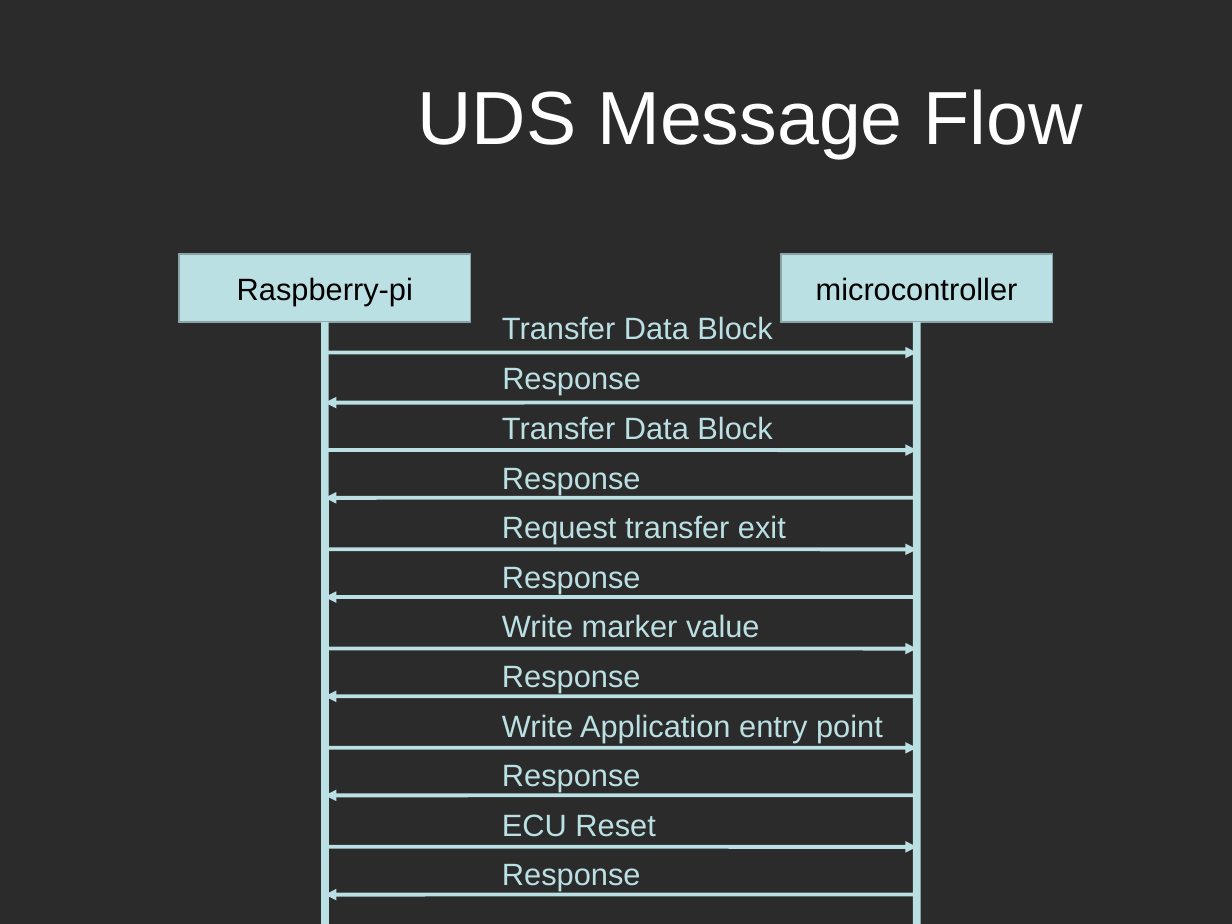
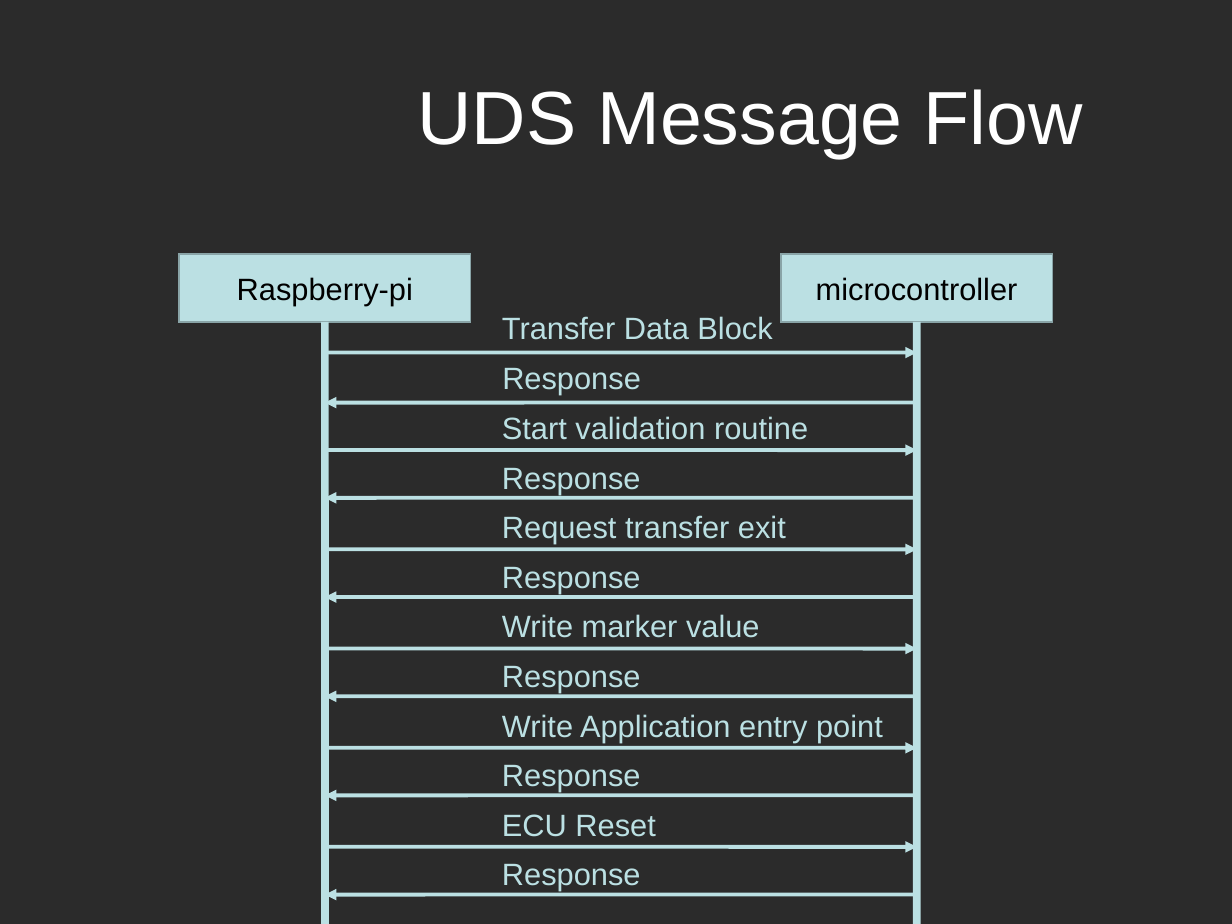
Before and after one commit to Marcelle-Samir/Firmware_Over_The_Air, a slide deck: slide 39 of project Documentation/Second week/Search-UDS.ppt. Drawn at 1232x924 pixels with LibreOffice and Linux fonts; fonts in the diff are those of the drawing; background and template pictures are left out; a plain dark background stands for a picture behind light text. Boxes give left, top, right and bottom in pixels: in the first picture for what was removed or moved away, otherwise in the second. Text is boxed around its words. In the diff, an @@ line names an element or a change of style, - is before the commit and + after.

```diff
--- a/project Documentation/Second week/Search-UDS.ppt
+++ b/project Documentation/Second week/Search-UDS.ppt
@@ text at [502, 416, 808, 440]: text changed @@
-Transfer Data Block
+Start validation routine
```
Also in this commit, not shown: 1 other file.
